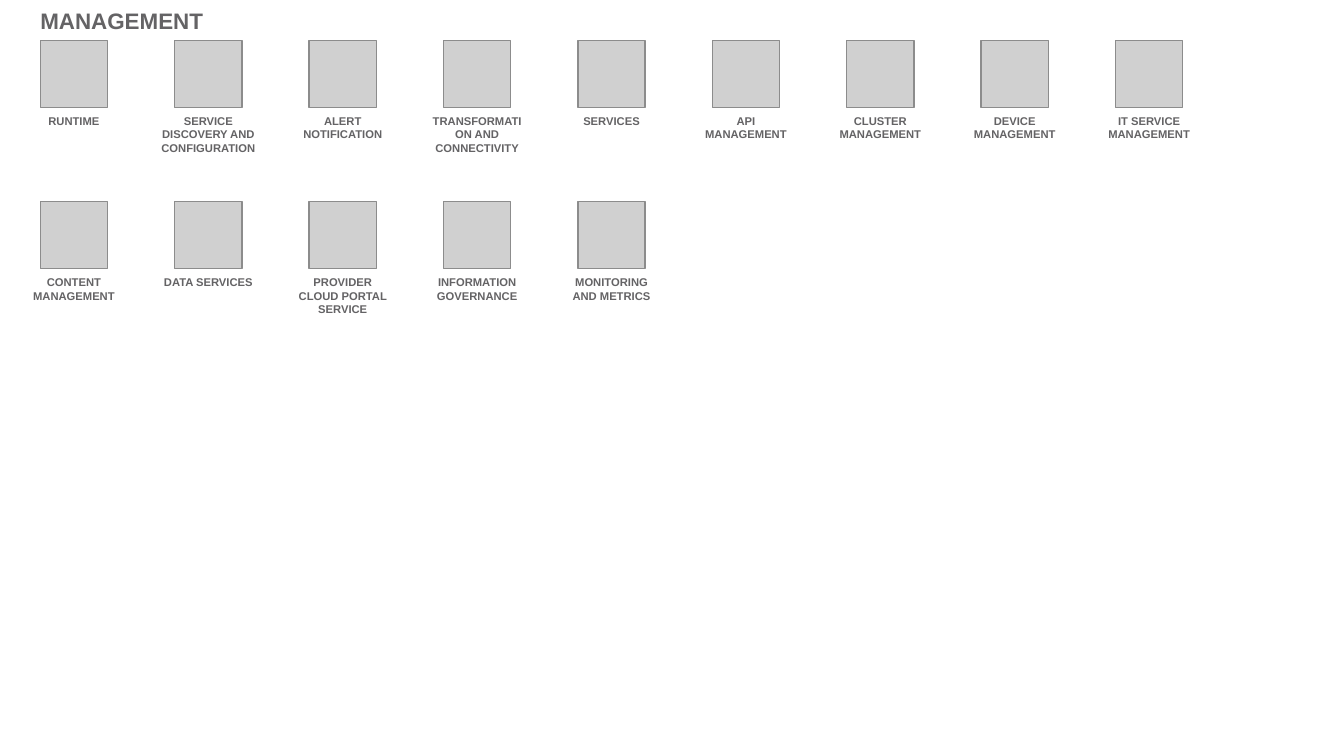
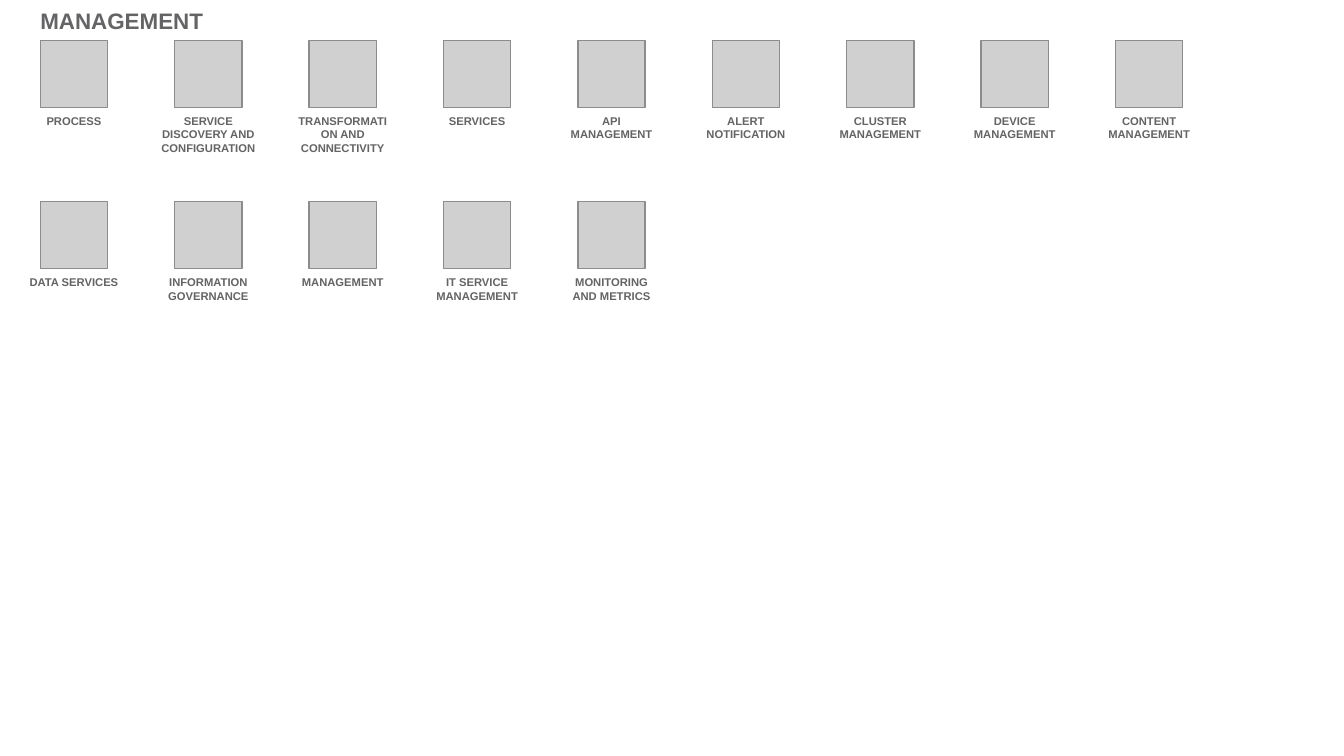
Before and after one commit to l2fprod/myarchitecture, a slide deck: slide 19 of mycatalog-architecture-diagram-template.pptx (slide 18 before the commit). Drawn at 1344x756 pixels with LibreOffice and Linux fonts; fonts in the diff are those of the drawing; grey boxes stand for pictures. Boxes give left, top, right and bottom in pixels: in the first picture for what was removed or moved away, otherwise in the second. Text is boxed around its words. In the diff, an @@ line names an element or a change of style, - is before the commit and + after.

```diff
--- a/mycatalog-architecture-diagram-template.pptx
+++ b/mycatalog-architecture-diagram-template.pptx
@@ text at <box>47,117,102,125</box>: text changed @@
-RUNTIME
+PROCESS
@@ text "ALERT NOTIFICATION": place and size @@
-text "ALERT NOTIFICATION" at <box>303,117,382,138</box>
+text "ALERT NOTIFICATION" at <box>706,117,785,138</box>
@@ text at <box>1108,117,1190,138</box>: text changed @@
-IT SERVICE MANAGEMENT
+CONTENT MANAGEMENT
@@ 4 texts: place and size @@
-4 texts at <box>164,117,787,286</box>
+4 texts at <box>30,117,653,286</box>
@@ text removed at <box>33,278,115,300</box> @@
-CONTENT MANAGEMENT
@@ text added at <box>168,278,248,300</box>, 6 pt, text #646365, bold @@
+INFORMATION GOVERNANCE
@@ text at <box>302,278,384,286</box>: text changed @@
-PROVIDER CLOUD PORTAL SERVICE
+MANAGEMENT
@@ text at <box>436,278,518,300</box>: text changed @@
-INFORMATION GOVERNANCE
+IT SERVICE MANAGEMENT
```
Also in this commit, not shown: 16 other slides changed, 2 slides added, 1 slide removed.
